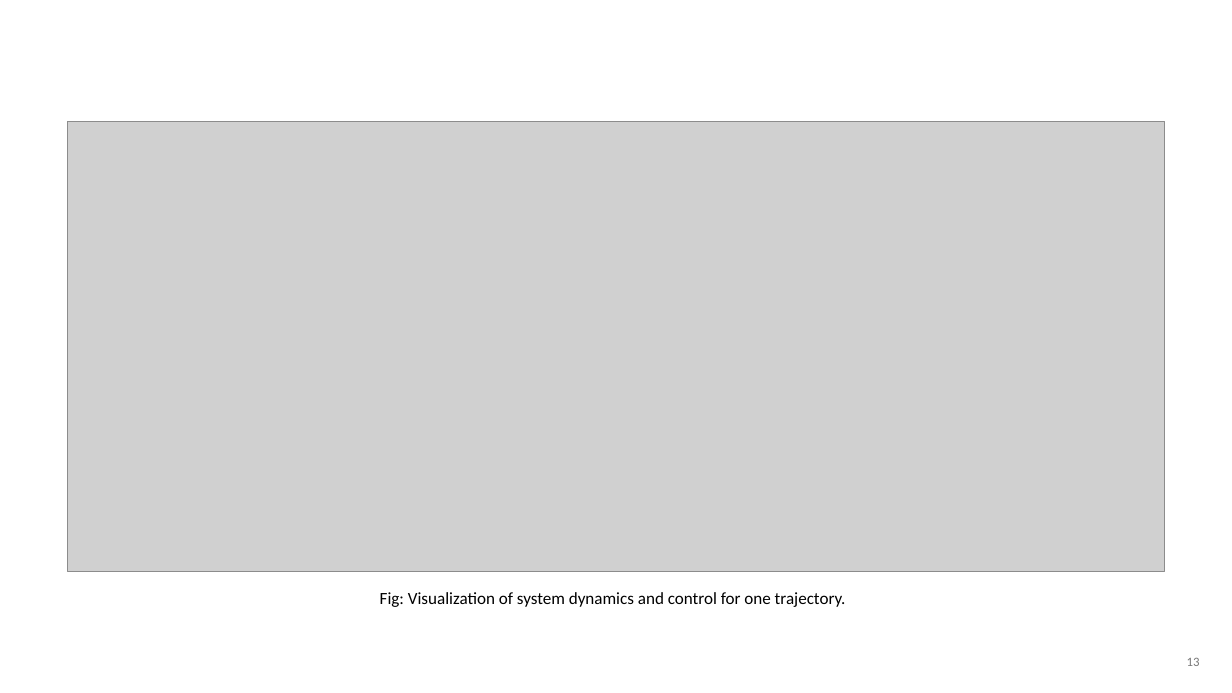
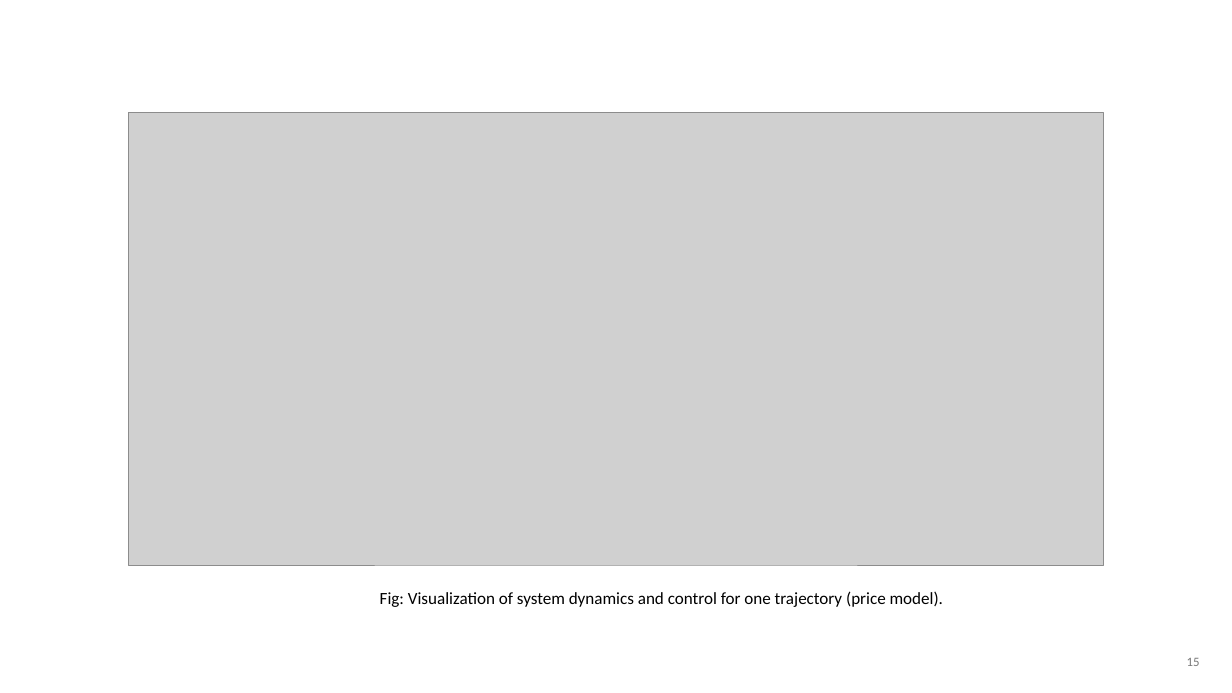
Before and after one commit to itsashishthapa/THESIS, a slide deck: slide 15 of Presentations/Thesis Update(first case)- 04-03-2026.pptx (slide 13 before the commit). Drawn at 1232x693 pixels with LibreOffice and Linux fonts; fonts in the diff are those of the drawing; grey boxes stand for pictures. Boxes give left, top, right and bottom in pixels: in the first picture for what was removed or moved away, otherwise in the second. Text is boxed around its words. In the diff, an @@ line names an element or a change of style, - is before the commit and + after.

```diff
--- a/Presentations/Thesis Update(first case)- 04-03-2026.pptx
+++ b/Presentations/Thesis Update(first case)- 04-03-2026.pptx
@@ picture: place and size @@
-picture at (67,122,1165,571)
+picture at (129,112,1103,565)
@@ text at (380,591,943,607): text changed @@
-Fig: Visualization of system dynamics and control for one trajectory.
+Fig: Visualization of system dynamics and control for one trajectory (price model).
```
Also in this commit, not shown: 5 slides added, 1 other file.
